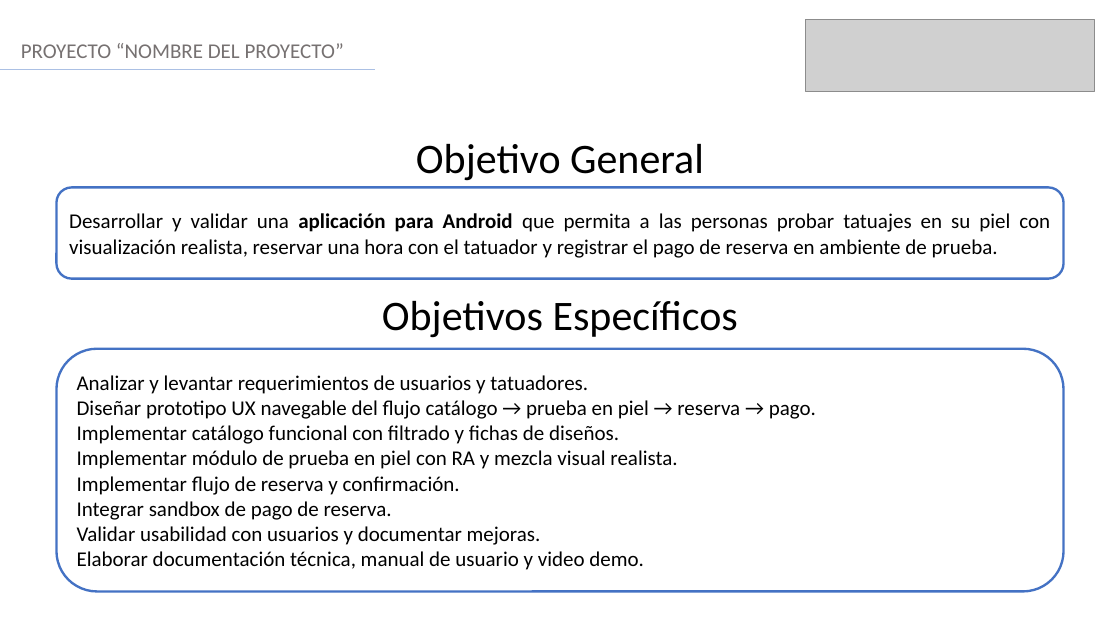
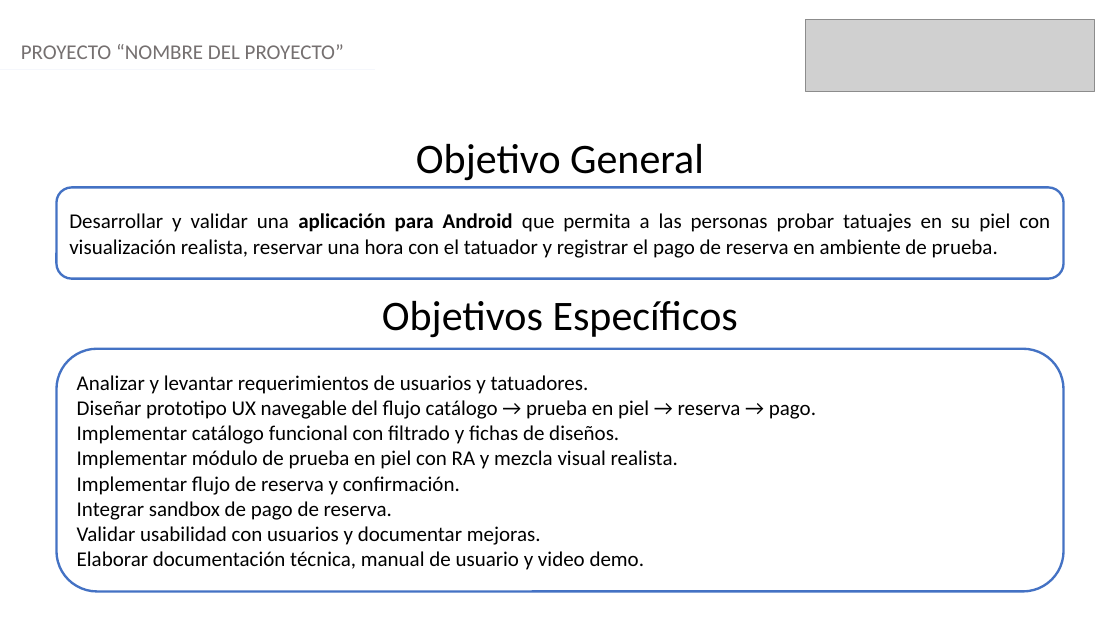
Before and after one commit to FelixCifuentesCid/Grupo14, a slide deck: slide 4 of Fase 1/Evidencias Grupales/Presentación Proyecto.pptx. Drawn at 1120x630 pixels with LibreOffice and Linux fonts; fonts in the diff are those of the drawing; grey boxes stand for pictures. Boxes give left, top, right and bottom in pixels: in the first picture for what was removed or moved away, otherwise in the second. Text is boxed around its words. In the diff, an @@ line names an element or a change of style, - is before the commit and + after.

```diff
--- a/Fase 1/Evidencias Grupales/Presentación Proyecto.pptx
+++ b/Fase 1/Evidencias Grupales/Presentación Proyecto.pptx
@@ text "PROYECTO “NOMBRE DEL PROYECTO”" at (21, 44, 344, 59): text colour #767171 to #757070 @@
@@ line (0, 70) - (376, 70): stroke #ABC0E4 1.25 pt to #F5F7FC 1.25 pt @@
@@ rounded rectangle "Desarrollar y validar una aplicación ..." at (56, 187, 1064, 279): proportions changed @@
@@ rounded rectangle "Analizar y levantar requerimientos de ..." at (56, 349, 1064, 592): proportions changed @@
```
Also in this commit, not shown: 4 other slides changed, 1 other file.
